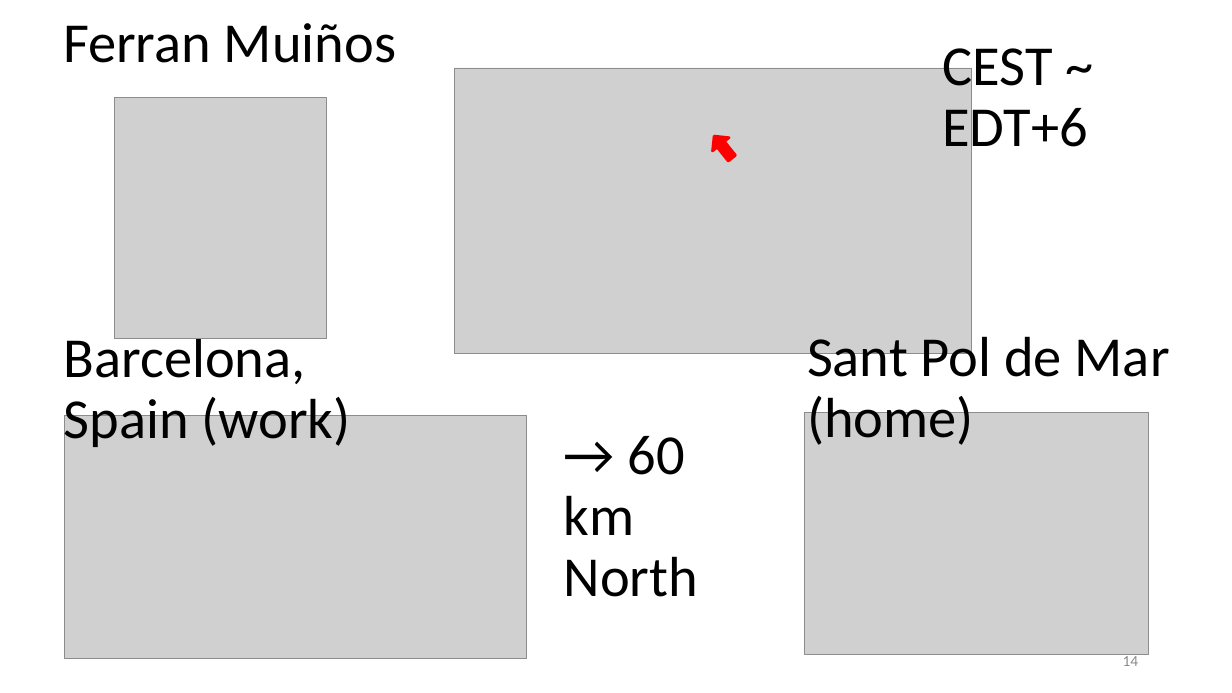
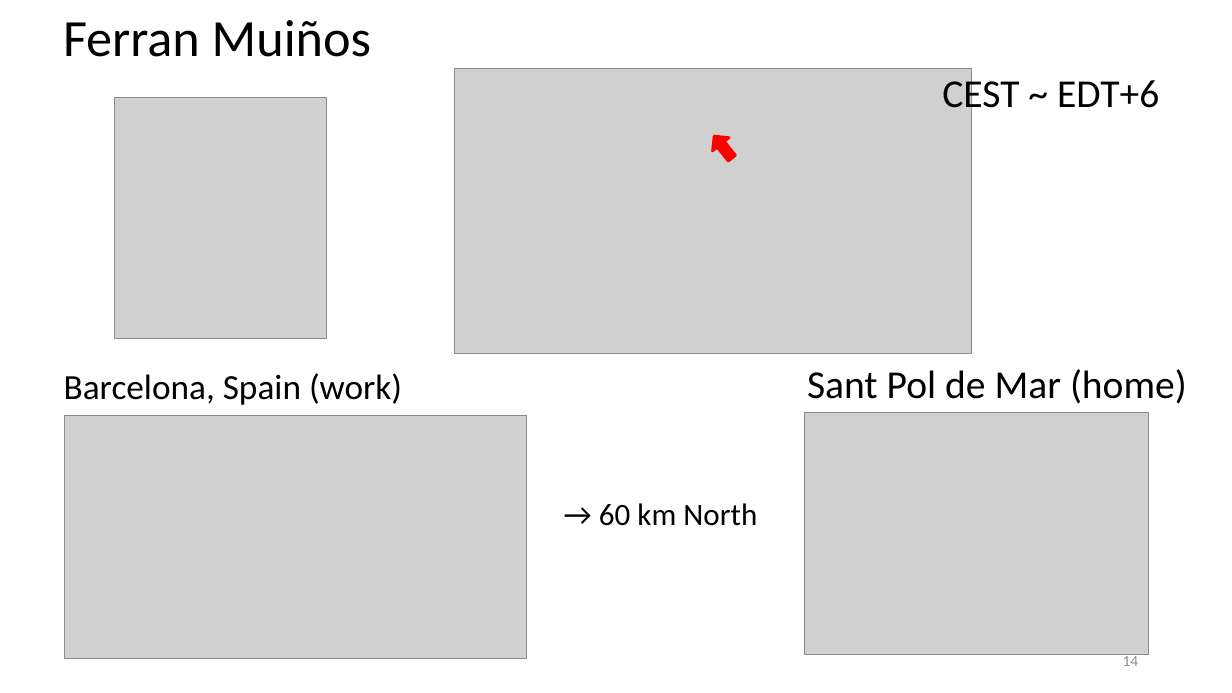
Before and after one commit to steverozen/ISMB.mutsig.tutorial, a slide deck: slide 14 of Tut1.Lecture.0.short.intro.pptx. Drawn at 1232x693 pixels with LibreOffice and Linux fonts; fonts in the diff are those of the drawing; grey boxes stand for pictures. Boxes give left, top, right and bottom in pixels: in the first picture for what was removed or moved away, otherwise in the second. Text is boxed around its words. In the diff, an @@ line names an element or a change of style, - is before the commit and + after.

```diff
--- a/Tut1.Lecture.0.short.intro.pptx
+++ b/Tut1.Lecture.0.short.intro.pptx
@@ text "Ferran Muiños" at box(63, 20, 371, 57): size 44 to 40.7 pt; line spacing 0.9 to 0.7 @@
@@ text "CEST ~ EDT+6" at box(942, 74, 1159, 117): size 44 to 30.8 pt; line spacing 0.9 to 0.7 @@
@@ text "Barcelona, Spain (work)" at box(64, 373, 402, 405): size 44 to 27.5 pt; line spacing 0.9 to 0.7 @@
@@ text "Sant Pol de Mar (home)" at box(807, 369, 1187, 404): size 44 to 30.8 pt; line spacing 0.9 to 0.7 @@
@@ text "→ 60 km North" at box(599, 503, 757, 526): size 44 to 24.2 pt; line spacing 0.9 to 0.7 @@
```
Also in this commit, not shown: 8 other slides changed.
